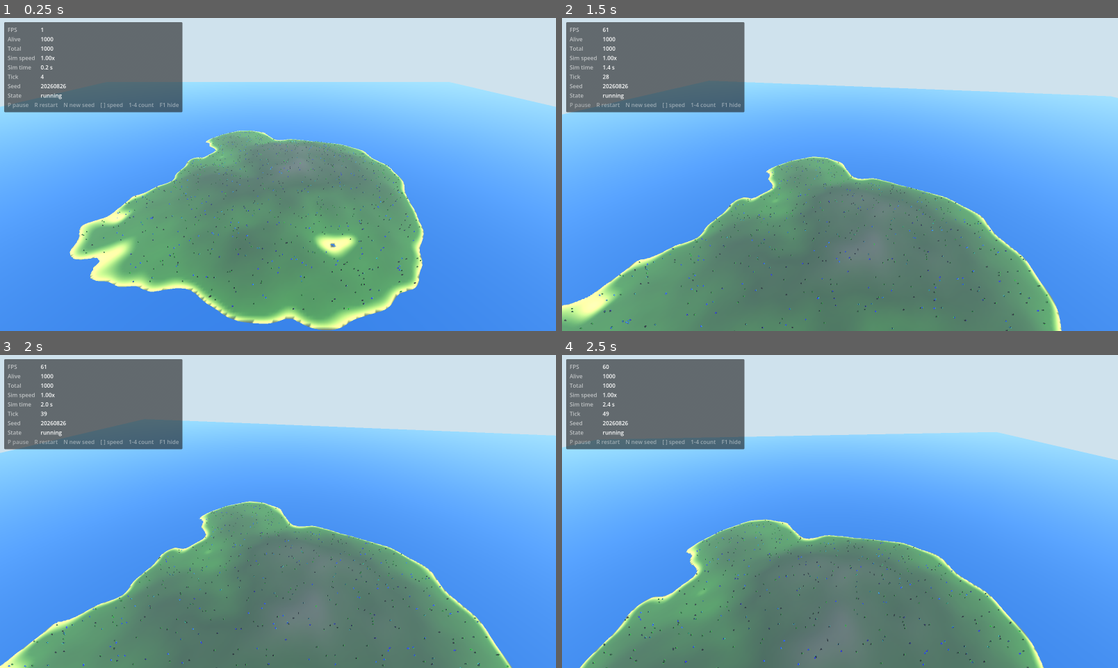
Above: before the commit, frames 1-4 (two rows, left to right).
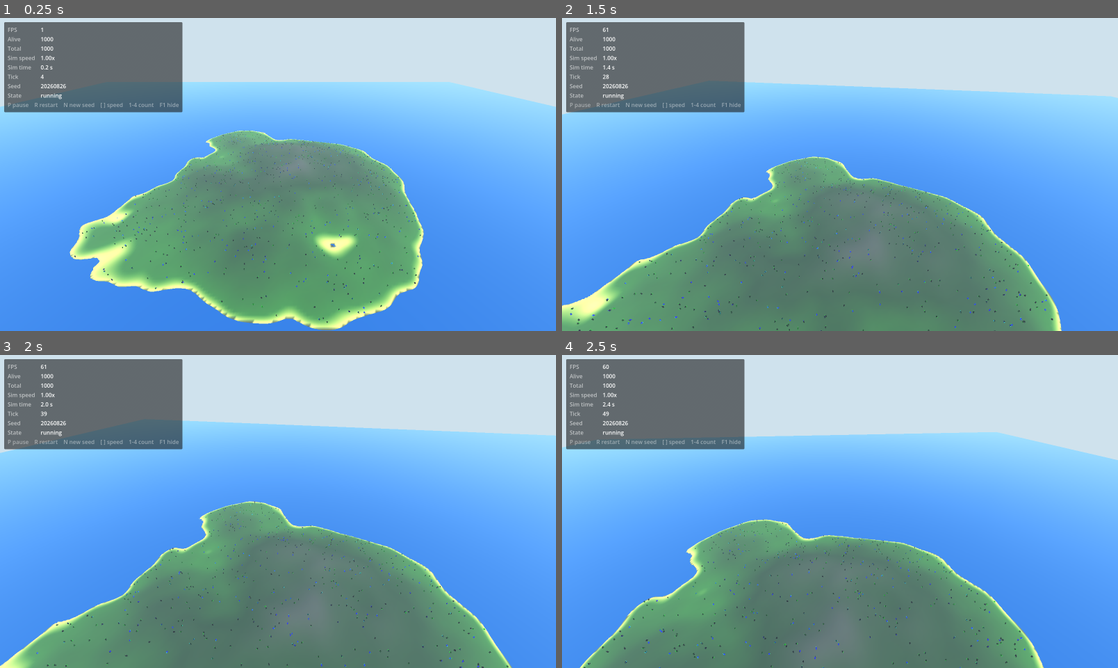
Above: after the commit, the same moments.

Repository: Twody2D/mass
Game: Godot game, scene res://scenes/main.tscn
The game is run twice, just before and just after one commit, with the same random seed, the same clock (stepped at 60 frames per second) and the same inputs.
Inputs (mouse positions are in pixels of both pictures, inside the frame that each line leads up to):
- Up to frame 1 (0.25 s): no input
- Up to frame 2 (1.5 s): tap Enter at 0.5 s; move the mouse to (867, 174) at 0.52 s; hold Ctrl 0.53-1.28 s; hold W from 0.53 s (still down); click (867, 174) at 0.67 s; tap Space at 0.77 s; move the mouse to (812, 174) at 1.27 s; tap E at 1.35 s
- Up to frame 3 (2 s): keep holding W; tap Space at 1.52 s
- Up to frame 4 (2.5 s): keep holding W; move the mouse to (851, 505) at 2.02 s; hold Shift from 2.03 s (still down)

The runs differ from the first frame. In frame 1, 1.2% of the frame differs, in the area x 13-76%, y 35-98%; in frame 2, 1.2%, in the area x 0-89%, y 44-100%; in frame 3, 1.1%; in frame 4, 1.1%.

Commit message:
fix(simulation): turn knights gradually instead of snapping
Facing was derived from velocity every frame, which has two consequences
that both show. A knight that stopped had zero velocity, so its heading
collapsed to the default and it snapped round to face north the instant
it stood still. And a knight given a new target swung to the new heading
as fast as its velocity crossed over.

Facing is now simulation state: a unit vector per bot that turns towards
the direction of travel at a limited rate and is simply kept when the bot
is not moving. Initial headings are randomised, so a fresh crowd is not
all lined up.

The renderer reads that vector directly. It already was the sine and
cosine of the yaw, so this costs no trigonometry and actually removes a
square root from the per-frame loop.

Tick cost at 10 000 bots is 6.63 ms, 13.3% of the 20 Hz budget, against
5.50 ms before.

Verified with tools/verify_movement.tscn: facing stays a unit vector to
within 1e-5, nobody turns more than 20.5 degrees in a tick, and of 362
bots parked on both sides of a tick none drifted. The first two attempts
at that last check were wrong rather than the code: a bot that stops
during a tick turned while it was still moving, and one that sets off
during a tick is supposed to turn.

Diff:
--- a/scripts/rendering/crowd_renderer.gd
+++ b/scripts/rendering/crowd_renderer.gd
@@ -10,8 +10,8 @@
 ## custom data.
 const FLOATS_PER_INSTANCE := 16
 
-## Below this squared speed a bot is treated as standing still and keeps facing
-## forward, rather than spinning from numerical noise.
+## Below this squared speed a bot counts as standing still, and its walk cycle
+## stops rather than twitching from numerical noise.
 const MIN_FACING_SPEED_SQUARED := 0.0001
 
 ## The shader indexes a fixed size palette, so the crowd needs no per-team
@@ -75,23 +75,23 @@
 	var prev_z := bots.prev_z
 	var vel_x := bots.vel_x
 	var vel_z := bots.vel_z
+	var face_x := bots.face_x
+	var face_z := bots.face_z
 
 	var b := 0
 	for i in bots.count:
-		# Facing without trigonometry: the normalised velocity already is the
-		# sine and cosine of the yaw, so 10 000 atan2/sin/cos calls per tick
-		# turn into one square root and two divisions.
+		# Facing without trigonometry: the simulation keeps it as a unit vector,
+		# which already is the sine and cosine of the yaw. No atan2, no sin, no
+		# cos, ten thousand times a frame.
+		var sin_yaw := face_x[i]
+		var cos_yaw := face_z[i]
+
 		var vx := vel_x[i]
 		var vz := vel_z[i]
 		var speed_squared := vx * vx + vz * vz
-		var sin_yaw := 0.0
-		var cos_yaw := 1.0
 		var speed := 0.0
 		if speed_squared > MIN_FACING_SPEED_SQUARED:
-			var inverse := 1.0 / sqrt(speed_squared)
-			sin_yaw = vx * inverse
-			cos_yaw = vz * inverse
-			speed = speed_squared * inverse
+			speed = sqrt(speed_squared)
 
 		# Rows of the 3x4 transform, as MultiMesh.buffer expects them. The
 		# knight is modelled standing on its own origin, so the position needs
--- a/scripts/simulation/bot_manager.gd
+++ b/scripts/simulation/bot_manager.gd
@@ -37,6 +37,12 @@
 ## nothing and do not creep.
 const REST_SPEED := 0.05
 
+## How quickly a bot turns to face where it is going, per second. Facing is kept
+## separately from velocity because velocity is zero when a bot stops, and a
+## direction derived from it would snap the knight round to face north the
+## instant it stood still.
+const TURN_RESPONSE := 6.0
+
 ## How long a bot loiters after arriving before it wants to be somewhere else.
 const MIN_DWELL := 0.4
 const MAX_DWELL := 5.0
@@ -76,6 +82,11 @@
 
 ## Simulation time at which this bot is willing to pick a new destination.
 var dwell_until := PackedFloat32Array()
+
+## Unit vector the bot is facing. Survives stopping and turns at a limited rate,
+## so knights pivot rather than snapping to a new heading.
+var face_x := PackedFloat32Array()
+var face_z := PackedFloat32Array()
 
 var team := PackedByteArray()
 var state := PackedByteArray()
@@ -136,6 +147,9 @@
 		alive[i] = 1
 		# Staggered, so the crowd does not all set off on the same tick.
 		dwell_until[i] = rng.randf() * MAX_DWELL
+		var facing := rng.randf() * TAU
+		face_x[i] = sin(facing)
+		face_z[i] = cos(facing)
 
 	alive_count = count
 	_time = 0.0
@@ -189,6 +203,7 @@
 	# Exponential convergence, computed once rather than per bot, and framed so
 	# the result does not change with the tick rate.
 	var response := 1.0 - exp(-STEERING_RESPONSE * delta)
+	var turn := 1.0 - exp(-TURN_RESPONSE * delta)
 	var rest_squared := REST_SPEED * REST_SPEED
 
 	for i in count:
@@ -215,6 +230,18 @@
 		var vx := vel_x[i] + (desired_vx - vel_x[i]) * response
 		var vz := vel_z[i] + (desired_vz - vel_z[i]) * response
 
+		# Turn towards the direction of travel at a limited rate. A bot that is
+		# not moving keeps the heading it had.
+		var moving_squared := vx * vx + vz * vz
+		if moving_squared > rest_squared:
+			var inverse := 1.0 / sqrt(moving_squared)
+			var fx := face_x[i] + (vx * inverse - face_x[i]) * turn
+			var fz := face_z[i] + (vz * inverse - face_z[i]) * turn
+			var length := sqrt(fx * fx + fz * fz)
+			if length > 0.0001:
+				face_x[i] = fx / length
+				face_z[i] = fz / length
+
 		if vx * vx + vz * vz < rest_squared and desired_vx == 0.0 and desired_vz == 0.0:
 			# Parked. Collapse the interpolation window, or the knight keeps
 			# sliding towards a position it has already left.
@@ -245,7 +272,7 @@
 
 ## Bytes held by the bot arrays. Useful when judging whether the layout scales.
 func memory_bytes() -> int:
-	return count * (13 * 4 + 3)
+	return count * (15 * 4 + 3)
 
 
 func _resize(n: int) -> void:
@@ -262,6 +289,8 @@
 	health.resize(n)
 	speed.resize(n)
 	dwell_until.resize(n)
+	face_x.resize(n)
+	face_z.resize(n)
 	team.resize(n)
 	state.resize(n)
 	alive.resize(n)
--- a/tools/verify_movement.gd
+++ b/tools/verify_movement.gd
@@ -76,6 +76,46 @@
 		bots.tick(step, t)
 	failures += _check("same seed and ticks reproduce the run exactly", after_x == bots.pos_x)
 
+	# Facing is kept by the simulation rather than derived from velocity, so it
+	# has to stay a unit vector, survive stopping and turn gradually.
+	var worst_length_error := 0.0
+	for i in bots.count:
+		var length: float = sqrt(bots.face_x[i] * bots.face_x[i] + bots.face_z[i] * bots.face_z[i])
+		worst_length_error = maxf(worst_length_error, absf(length - 1.0))
+	failures += _check("facing stays a unit vector (worst error %.5f)" % worst_length_error,
+		worst_length_error < 0.001)
+
+	var before_x := bots.face_x.duplicate()
+	var before_z := bots.face_z.duplicate()
+	# Only bots parked on both sides of the tick may be judged. One that stops
+	# during it turned while still moving, and one that sets off during it is
+	# supposed to turn.
+	var parked := PackedInt32Array()
+	for i in bots.count:
+		if bots.vel_x[i] == 0.0 and bots.vel_z[i] == 0.0:
+			parked.push_back(i)
+
+	bots.tick(step, TICKS)
+
+	var worst_turn := 0.0
+	for i in bots.count:
+		var dot: float = clampf(
+			before_x[i] * bots.face_x[i] + before_z[i] * bots.face_z[i], -1.0, 1.0)
+		worst_turn = maxf(worst_turn, acos(dot))
+	failures += _check("nobody spins round in one tick (worst %.1f deg)" % rad_to_deg(worst_turn),
+		worst_turn < deg_to_rad(30.0))
+
+	var drifted := 0
+	var still_parked := 0
+	for i in parked:
+		if bots.vel_x[i] != 0.0 or bots.vel_z[i] != 0.0:
+			continue
+		still_parked += 1
+		if not is_equal_approx(before_x[i], bots.face_x[i]) 				or not is_equal_approx(before_z[i], bots.face_z[i]):
+			drifted += 1
+	failures += _check("a parked bot keeps its heading (%d of %d drifted)"
+		% [drifted, still_parked], drifted == 0)
+
 	print("failures       : %d" % failures)
 	get_tree().quit(1 if failures > 0 else 0)
 
